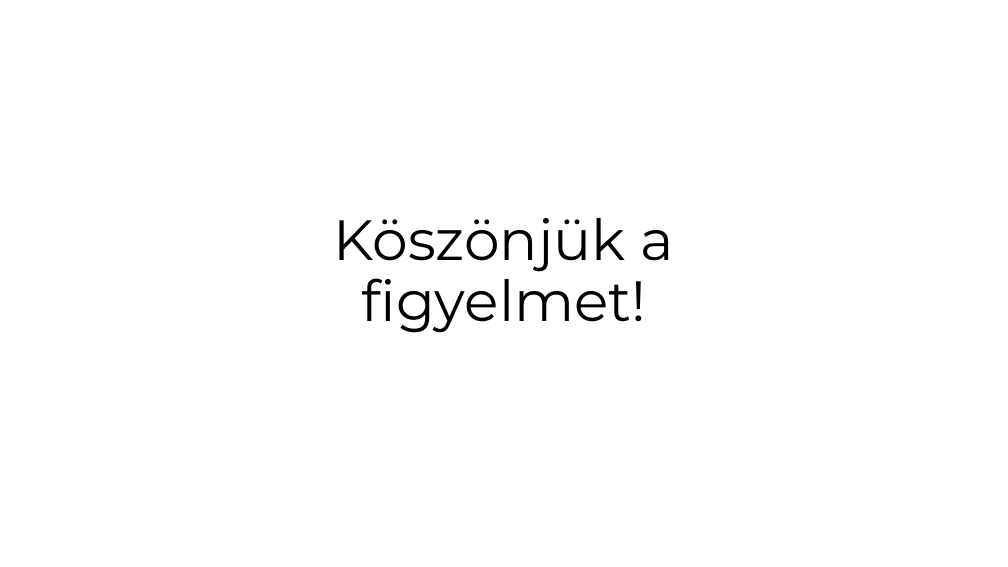
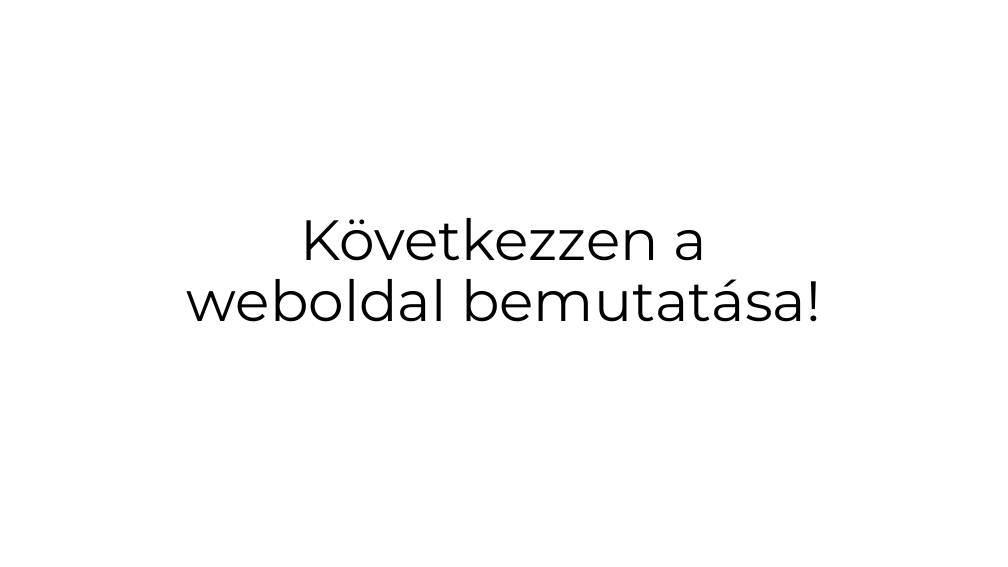
Before and after one commit to Azozzer/Projetkmunka-1-2, a slide deck: slide 8 of SZE_tantargyi_tudasbazis.pptx. Drawn at 1008x567 pixels with LibreOffice and Linux fonts; fonts in the diff are those of the drawing; background and template pictures are left out. Boxes give left, top, right and bottom in pixels: in the first picture for what was removed or moved away, otherwise in the second. Text is boxed around its words. In the diff, an @@ line names an element or a change of style, - is before the commit and + after.

```diff
--- a/SZE_tantargyi_tudasbazis.pptx
+++ b/SZE_tantargyi_tudasbazis.pptx
@@ title at <box>187,218,821,322</box>: text changed @@
-Köszönjük a figyelmet!
+Következzen a weboldal bemutatása!
```
Also in this commit, not shown: 5 other slides changed.
